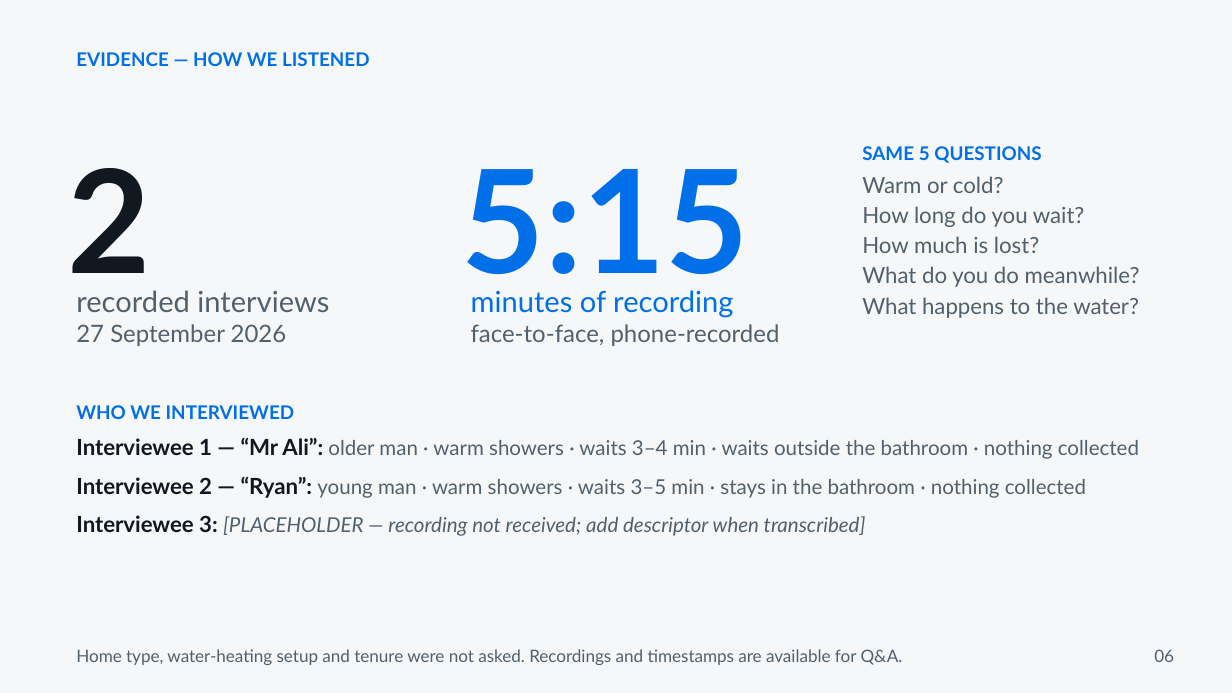
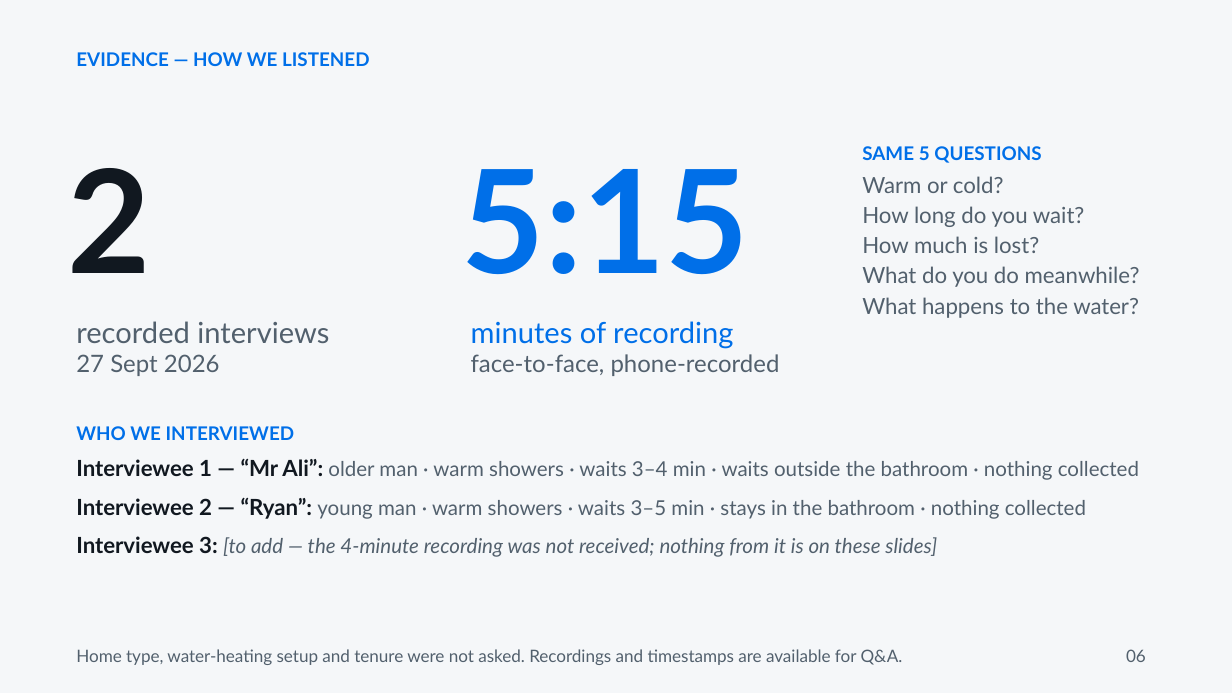
Before and after one commit to nour256/sdsds, a slide deck: slide 6 of IEN_301_Project_1_v2.pptx. Drawn at 1232x693 pixels with LibreOffice and Linux fonts; fonts in the diff are those of the drawing. Boxes give left, top, right and bottom in pixels: in the first picture for what was removed or moved away, otherwise in the second. Text is boxed around its words. In the diff, an @@ line names an element or a change of style, - is before the commit and + after.

```diff
--- a/IEN_301_Project_1_v2.pptx
+++ b/IEN_301_Project_1_v2.pptx
@@ text "minutes of recording" rewrapped from (471,324,780,346) to (471,321,780,376) @@
@@ text at (76,354,220,376): text changed @@
-27 September 2026
+27 Sept 2026
@@ text "WHO WE INTERVIEWED": place and size @@
-text "WHO WE INTERVIEWED" at (76,405,1139,536)
+text "WHO WE INTERVIEWED" at (76,426,1139,557)
@@ text at (76,536,937,557): text changed @@
-Interviewee 3: [PLACEHOLDER — recording not received; add descriptor when transcribed]
+Interviewee 3: [to add — the 4-minute recording was not received; nothing from it is on these slides]
@@ text "06" at (1126,649,1146,662): alignment right to left @@
```
Also in this commit, not shown: 15 other slides changed, 5 other files.
